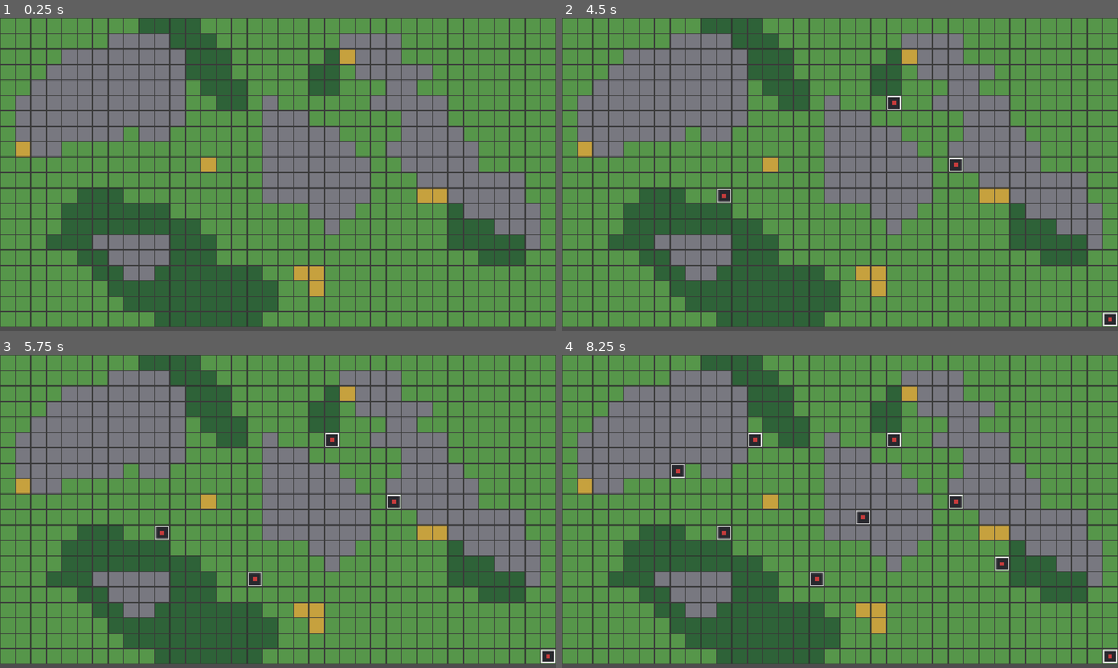
Above: before the commit, frames 1-4 (two rows, left to right).
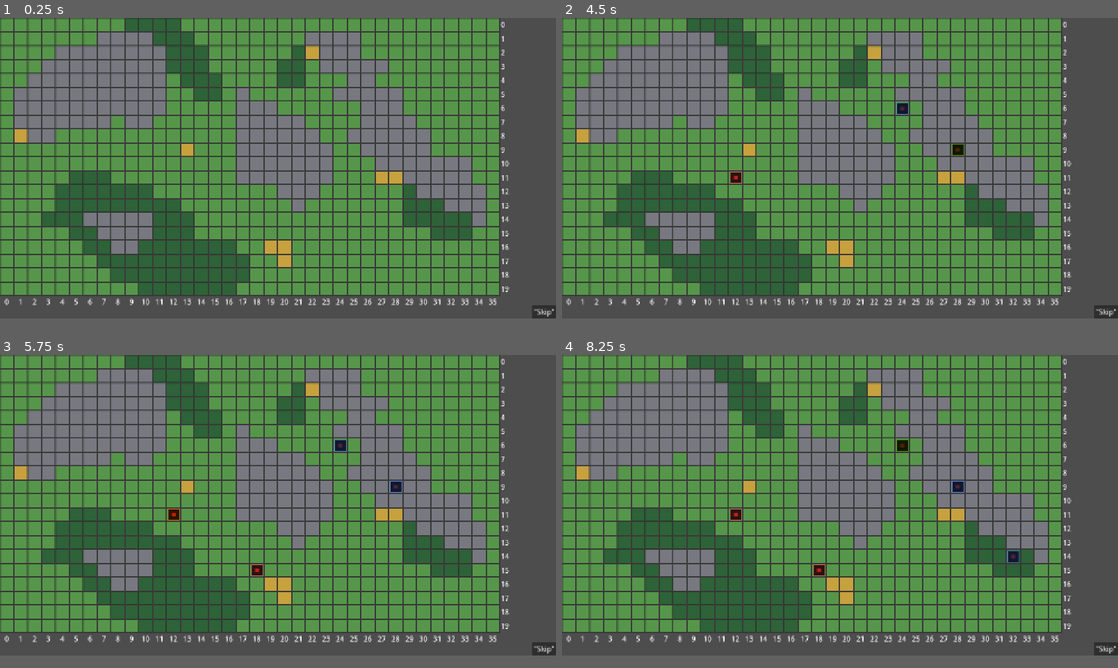
Above: after the commit, the same moments.

Repository: maaicle/conjurer-game
Game: Godot game, scene res://scenes/Sandbox.tscn
The game is run twice, just before and just after one commit, with the same random seed, the same clock (stepped at 60 frames per second) and the same inputs.
Inputs (mouse positions are in pixels of both pictures, inside the frame that each line leads up to):
- Up to frame 1 (0.25 s): no input
- Up to frame 2 (4.5 s): click (1106, 324) at 0.5 s, where only the run after the commit has a clickable "'Skip'"; click (1106, 324) at 1.25 s, where only the run after the commit has a clickable "'Skip'"; click (1106, 324) at 2 s, where only the run after the commit has a clickable "'Skip'"; tap Enter at 2.75, 4.25 s; move the mouse to (962, 158) at 2.77 s; click (962, 158) at 2.92 s; tap Space at 3.5 s; move the mouse to (728, 190) at 3.52 s; click (728, 190) at 3.67 s; move the mouse to (895, 105) at 4.27 s; click (895, 105) at 4.42 s
- Up to frame 3 (5.75 s): tap Space at 5 s; move the mouse to (250, 574) at 5.02 s; click (250, 574) at 5.17 s
- Up to frame 4 (8.25 s): tap Enter at 5.75 s; move the mouse to (1006, 558) at 5.77 s; click (1006, 558) at 5.92 s; tap Space at 6.5 s; move the mouse to (673, 464) at 6.52 s; click (673, 464) at 6.67 s; move the mouse to (867, 511) at 7.27 s; click (867, 511) at 7.42 s; move the mouse to (756, 433) at 8.02 s; click (756, 433) at 8.17 s
In our replay, the window is 800x450 before the commit and 800x432 after it. These sizes can differ from the game's own. Grey fills any space a smaller window leaves; there, only what the larger window draws over its background counts as a difference.

The runs differ from the first frame. In frame 1, 57% of the frame differs, in the area x 0-100%, y 0-100%; in frame 2, 57%; in frame 3, 57%; in frame 4, 57%.

Commit message:
Damage persistance and tower destruction

Diff:
--- a/project.godot
+++ b/project.godot
@@ -17,6 +17,9 @@
 
 [display]
 
+window/size/viewport_width=1280
+window/size/viewport_height=692
+window/size/initial_position_type=3
 window/stretch/mode="canvas_items"
 window/stretch/aspect="expand"
 
--- a/scenes/Sandbox.gd
+++ b/scenes/Sandbox.gd
@@ -14,25 +14,65 @@
 const TOWER_SCENE := preload("res://scenes/Tower.tscn")
 
 var current_phase: Phase = Phase.PLACEMENT
+var attack_queue: Array[Tower] = []
 var current_player: int = 1
 var turn_number: int = 1
+var current_attacker: Tower = null
+var current_targets: Array[Tower] = []
 
 func _ready() -> void:
 	print("[Phase] PLACEMENT — Player ", current_player)
+	draw_grid_labels()
+
+func draw_grid_labels() -> void:
+	var used_rect := ground_layer.get_used_rect()
+	var tile_size := ground_layer.tile_set.tile_size
+
+	for x in range(used_rect.position.x, used_rect.end.x):
+		var label := Label.new()
+		label.text = str(x)
+		label.horizontal_alignment = HORIZONTAL_ALIGNMENT_CENTER
+		label.custom_minimum_size = Vector2(tile_size.x, 0)
+		var world_pos := ground_layer.map_to_local(Vector2i(x, used_rect.end.y))
+		label.position = world_pos - Vector2(tile_size.x / 2.0, 14)
+		add_child(label)
+
+	for y in range(used_rect.position.y, used_rect.end.y):
+		var label := Label.new()
+		label.text = str(y)
+		label.vertical_alignment = VERTICAL_ALIGNMENT_CENTER
+		label.custom_minimum_size = Vector2(0, tile_size.y)
+		var world_pos := ground_layer.map_to_local(Vector2i(used_rect.end.x, y))
+		label.position = world_pos - Vector2(14, tile_size.y / 2.0)
+		add_child(label)
 
 func _unhandled_input(event: InputEvent) -> void:
-	if current_phase != Phase.PLACEMENT:
+	if not (event is InputEventMouseButton and event.pressed and event.button_index == MOUSE_BUTTON_LEFT):
 		return
-	if event is InputEventMouseButton and event.pressed and event.button_index == MOUSE_BUTTON_LEFT:
+
+	if current_phase == Phase.PLACEMENT:
 		var mouse_pos := get_global_mouse_position()
 		var cell := ground_layer.local_to_map(mouse_pos)
-		place_tower(cell)
+		if is_valid_ground(cell):
+			place_tower(cell)
+	elif current_phase == Phase.ATTACK and current_attacker != null:
+		var mouse_pos := get_global_mouse_position()
+		var clicked_cell := ground_layer.local_to_map(mouse_pos)
+		for t in current_targets:
+			if t.grid_position == clicked_cell:
+				resolve_attack(t)
+				return
+
+func is_valid_ground(cell: Vector2i) -> bool:
+	return ground_layer.get_cell_source_id(cell) != -1
 
 func place_tower(cell: Vector2i) -> void:
 	var tower := TOWER_SCENE.instantiate()
 	tower.position = ground_layer.map_to_local(cell)
 	tower.grid_position = cell
 	tower.owner_id = current_player
+	tower.owner_id = current_player
+	tower.apply_owner_color()
 
 	var counts := scan_proximity(cell, 1)
 	var stats := compute_stats(counts)
@@ -48,9 +88,68 @@
 func start_attack_phase() -> void:
 	current_phase = Phase.ATTACK
 	print("[Phase] ATTACK — Player ", current_player)
-	# Batch C will fill this in with a real tower queue.
-	# Stub for now: immediately move on.
-	start_activation_phase()
+
+	attack_queue.clear()
+	for tower in get_children():
+		if tower is Tower and tower.owner_id == current_player and tower.state == Tower.TowerState.ACTIVE:
+			attack_queue.append(tower)
+
+	print("  Attack queue: ", attack_queue.size(), " tower(s)")
+	process_next_attacker()
+
+func process_next_attacker() -> void:
+	if attack_queue.is_empty():
+		print("  Attack phase complete")
+		current_attacker = null
+		current_targets = []
+		start_activation_phase()
+		return
+
+	current_attacker = attack_queue.pop_front()
+	current_targets = find_targets_in_range(current_attacker)
+
+	current_attacker.set_highlight(Color.YELLOW)
+	for t in current_targets:
+		t.set_highlight(Color.RED)
+
+	print("  Tower at ", current_attacker.grid_position, " is up — ", current_targets.size(), " target(s) in range")
+	print("  Click a highlighted target, or press Skip/Rest.")
+	# Execution pauses here — waiting for input. No more self-call.
+
+func find_targets_in_range(attacker: Tower) -> Array[Tower]:
+	var targets: Array[Tower] = []
+	for tower in get_children():
+		if tower is Tower and tower.owner_id != attacker.owner_id and tower.state == Tower.TowerState.ACTIVE:
+			var distance := grid_distance(attacker.grid_position, tower.grid_position)
+			if distance <= attacker.range_stat:
+				targets.append(tower)
+	return targets
+
+func resolve_attack(target: Tower) -> void:
+	print("  Tower at ", current_attacker.grid_position, " attacks tower at ", target.grid_position, " for ", current_attacker.damage, " damage")
+	target.armor -= current_attacker.damage
+	print("    Target armor now: ", target.armor)
+
+	if target.armor <= 0:
+		print("    Tower at ", target.grid_position, " destroyed!")
+		target.queue_free()
+
+	finish_current_attacker()
+
+func skip_attack() -> void:
+	print("  Tower at ", current_attacker.grid_position, " skips/rests")
+	finish_current_attacker()
+
+func finish_current_attacker() -> void:
+	current_attacker.clear_highlight()
+	for t in current_targets:
+		if is_instance_valid(t):
+			t.clear_highlight()
+	process_next_attacker()
+
+func _on_skip_button_pressed() -> void:
+	if current_phase == Phase.ATTACK and current_attacker != null:
+		skip_attack()
 
 func start_activation_phase() -> void:
 	current_phase = Phase.ACTIVATION
@@ -94,3 +193,6 @@
 		"damage": 1 + counts[ResourceType.ORE],
 		"range": 1 + counts[ResourceType.TREE],
 	}
+
+func grid_distance(a: Vector2i, b: Vector2i) -> int:
+	return max(abs(a.x - b.x), abs(a.y - b.y))
--- a/scenes/Sandbox.tscn
+++ b/scenes/Sandbox.tscn
@@ -21,3 +21,19 @@
 [node name="GroundLayer" type="TileMapLayer" parent="." unique_id=899231720]
 tile_map_data = PackedByteArray("AAAHAAIAAAABAAAAAAAIAAIAAAABAAAAAAAJAAIAAAABAAAAAAAKAAIAAAABAAAAAAAKAAMAAAABAAAAAAALAA …(11440 unchanged characters)…
 tile_set = SubResource("TileSet_wh2ir")
+
+[node name="UI" type="CanvasLayer" parent="." unique_id=688840647]
+
+[node name="SkipButton" type="Button" parent="UI" unique_id=1446133790]
+anchors_preset = 3
+anchor_left = 1.0
+anchor_top = 1.0
+anchor_right = 1.0
+anchor_bottom = 1.0
+offset_left = -55.0
+offset_top = -31.0
+grow_horizontal = 0
+grow_vertical = 0
+text = "\"Skip\""
+
+[connection signal="pressed" from="UI/SkipButton" to="." method="_on_skip_button_pressed"]
--- a/scenes/Tower.gd
+++ b/scenes/Tower.gd
@@ -10,3 +10,15 @@
 var damage: int = 1
 var range_stat: int = 1
 var state: TowerState = TowerState.PENDING
+
+func set_highlight(color: Color) -> void:
+	$Sprite2D.modulate = color
+
+func clear_highlight() -> void:
+	$Sprite2D.modulate = Color.WHITE
+
+func apply_owner_color() -> void:
+	if owner_id == 1:
+		$Sprite2D.self_modulate = Color(0.4, 0.6, 1.0)  # blue-ish
+	else:
+		$Sprite2D.self_modulate = Color(1.0, 0.5, 0.4)  # orange-ish
